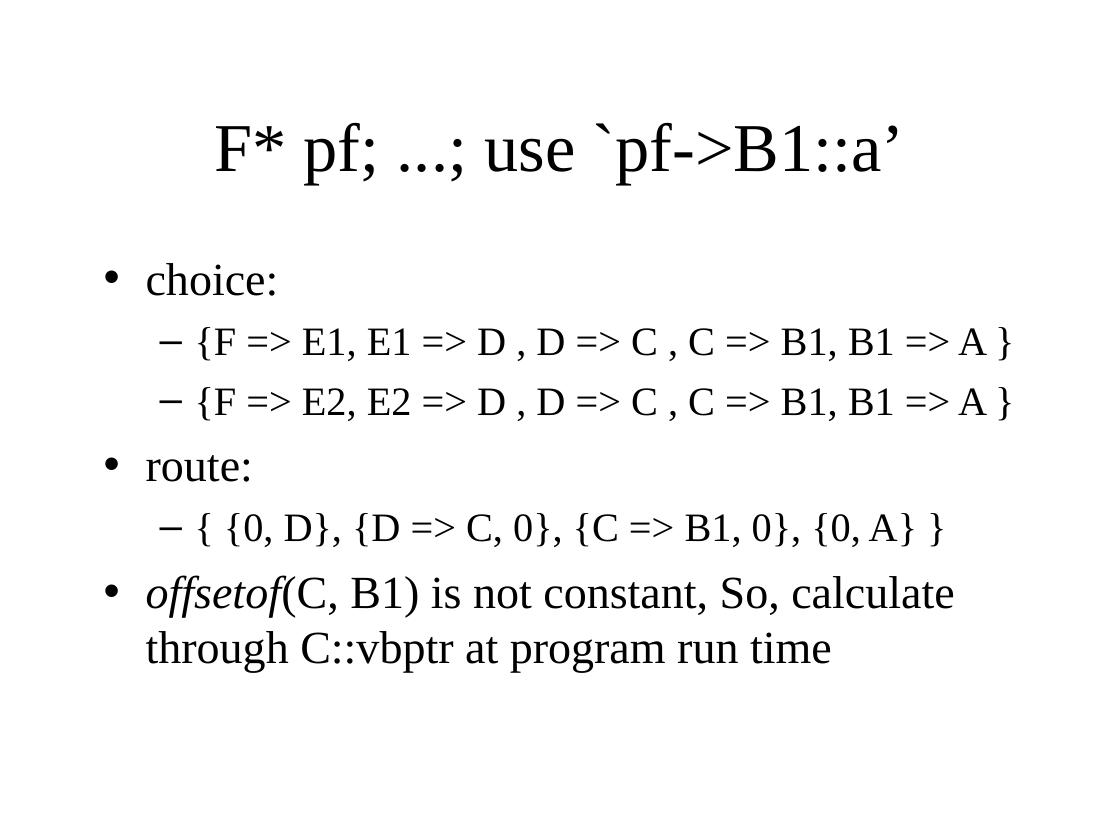
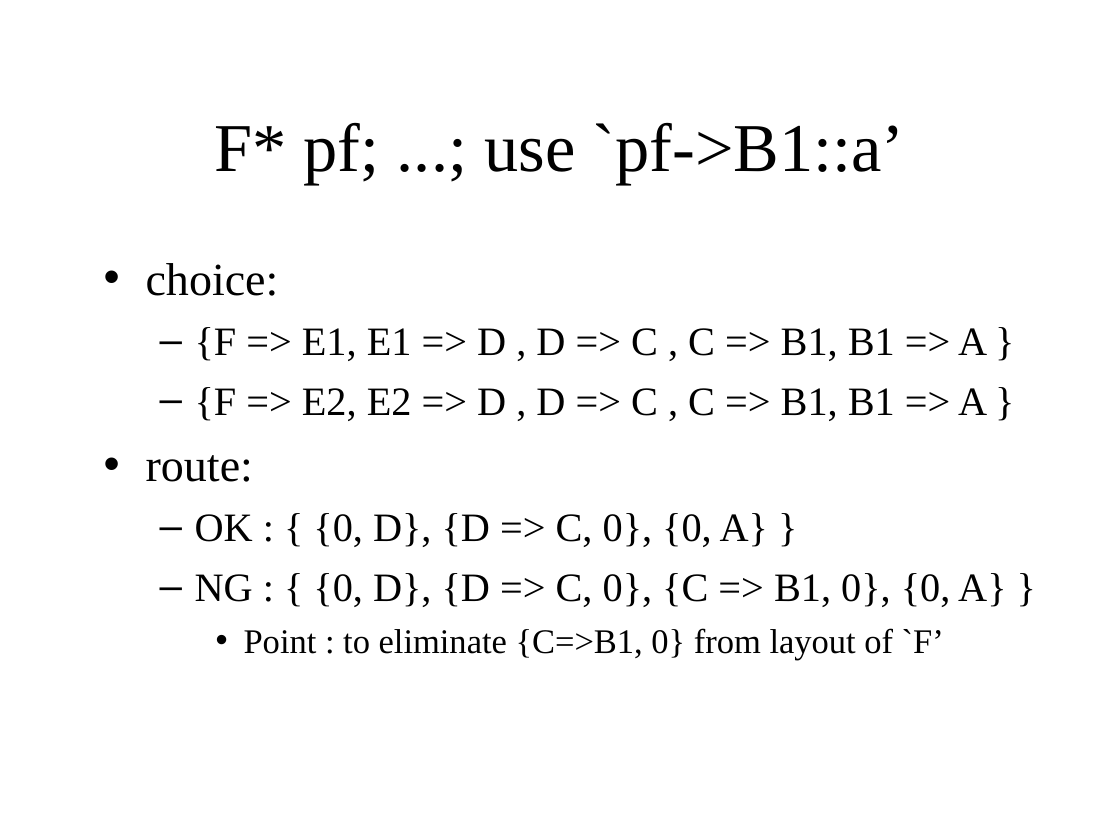
Before and after one commit to KeiHasegawa/cxx_doc, a slide deck: slide 11 of 08_member_lookup_e.ppt. Drawn at 1120x840 pixels with LibreOffice and Linux fonts; fonts in the diff are those of the drawing. Boxes give left, top, right and bottom in pixels: in the first picture for what was removed or moved away, otherwise in the second. Text is boxed around its words. In the diff, an @@ line names an element or a change of style, - is before the commit and + after.

```diff
--- a/08_member_lookup_e.ppt
+++ b/08_member_lookup_e.ppt
@@ text at (195,513,1006,659): text changed; size 29.6 to 25.9 pt @@
-  – { {0, D}, {D => C, 0}, {C => B1, 0}, {0, A} }
-• offsetof(C, B1) is not constant, So, calculate through C::vbptr at program run time
+  – OK : { {0, D}, {D => C, 0}, {0, A} }
+  – NG : { {0, D}, {D => C, 0}, {C => B1, 0}, {0, A} }
+    • Point : to eliminate {C=>B1, 0} from layout of `F’
```
Also in this commit, not shown: 1 other slide changed, 3 other files.
